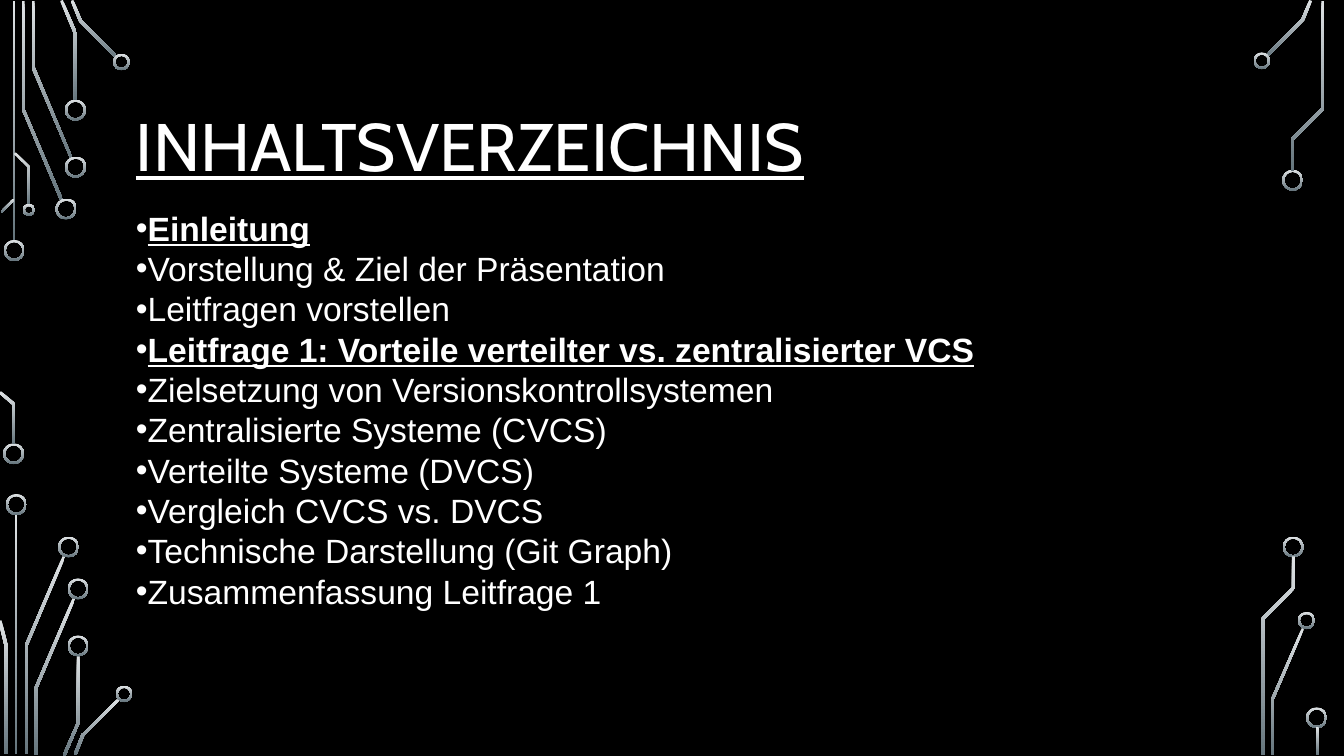
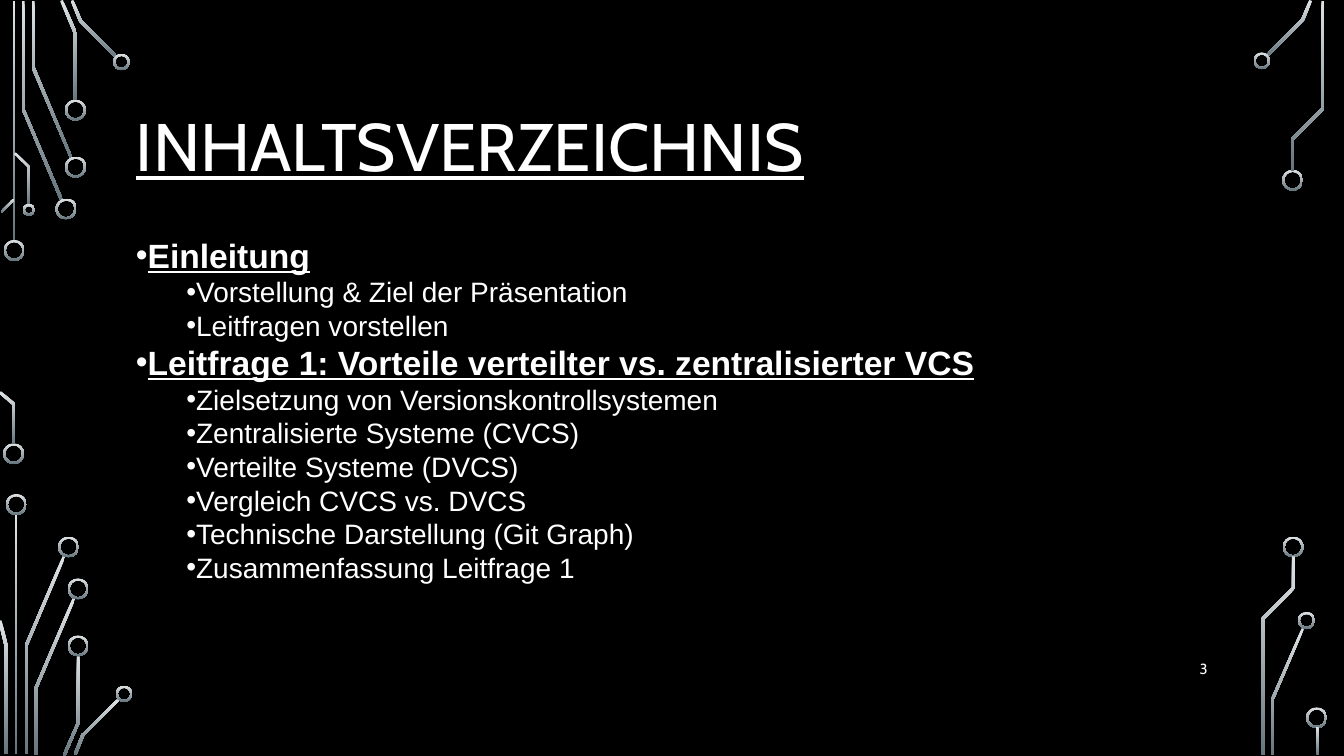
Before and after one commit to Igelkaempfer/Versionsverwaltungssystem-Poster, a slide deck: slide 3 of Versionskontrollsysteme im Softwareengineering (1).pptx (slide 2 before the commit). Drawn at 1344x756 pixels with LibreOffice and Linux fonts; fonts in the diff are those of the drawing; background and template pictures are left out. Boxes give left, top, right and bottom in pixels: in the first picture for what was removed or moved away, otherwise in the second. Text is boxed around its words. In the diff, an @@ line names an element or a change of style, - is before the commit and + after.

```diff
--- a/Versionskontrollsysteme im Softwareengineering (1).pptx
+++ b/Versionskontrollsysteme im Softwareengineering (1).pptx
@@ text "Einleitung": place and size @@
-text "Einleitung" at [136,216,974,611]
+text "Einleitung" at [148,243,974,583]
@@ text at [186,281,718,583]: size 24 to 20 pt in "Vorstellung & Ziel der Präsentation", "Leitfragen vorstellen", "Zielsetzung von Versionskontrollsystemen", "Zentralisierte Systeme (CVCS)" and 4 more places; list level 1 to 2 in "Vorstellung & Ziel der Präsentation"; list level 1 to 2 in "Leitfragen vorstellen"; list level 1 to 2 in "Zielsetzung von Versionskontrollsystemen"; list level 1 to 2 in "Zentralisierte Systeme (CVCS)"; list level 1 to 2 in "Verteilte Systeme (DVCS)"; list level 1 to 2 in "Vergleich CVCS vs. DVCS"; list level 1 to 2 in "Technische Darstellung (Git Graph)"; list level 1 to 2 in "Zusammenfassung Leitfrage 1" @@
@@ page number added at [1200,663,1208,674], 10.5 pt, text #FFFFFF @@
+3
```
Also in this commit, not shown: 17 other slides changed, 9 slides added, 2 slides removed.
